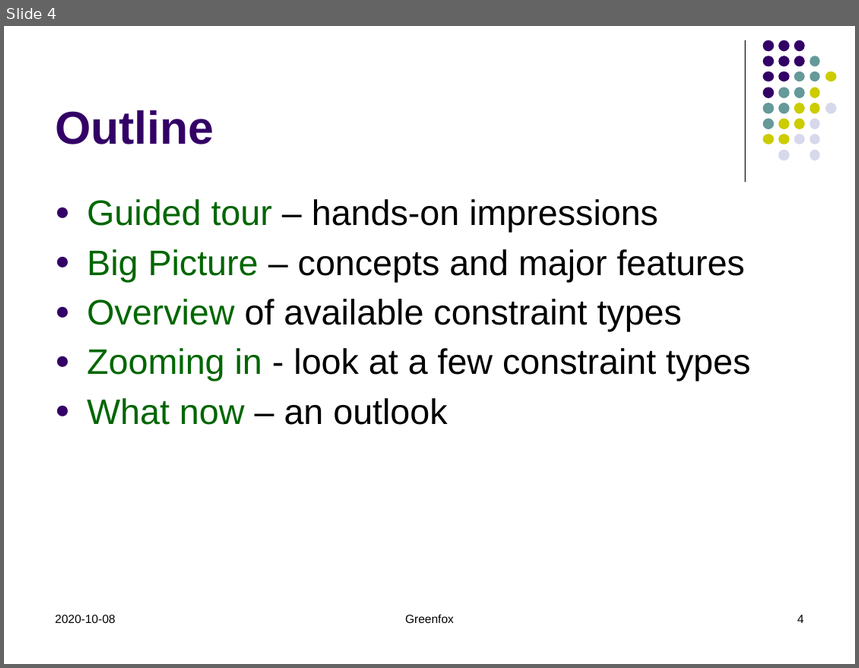
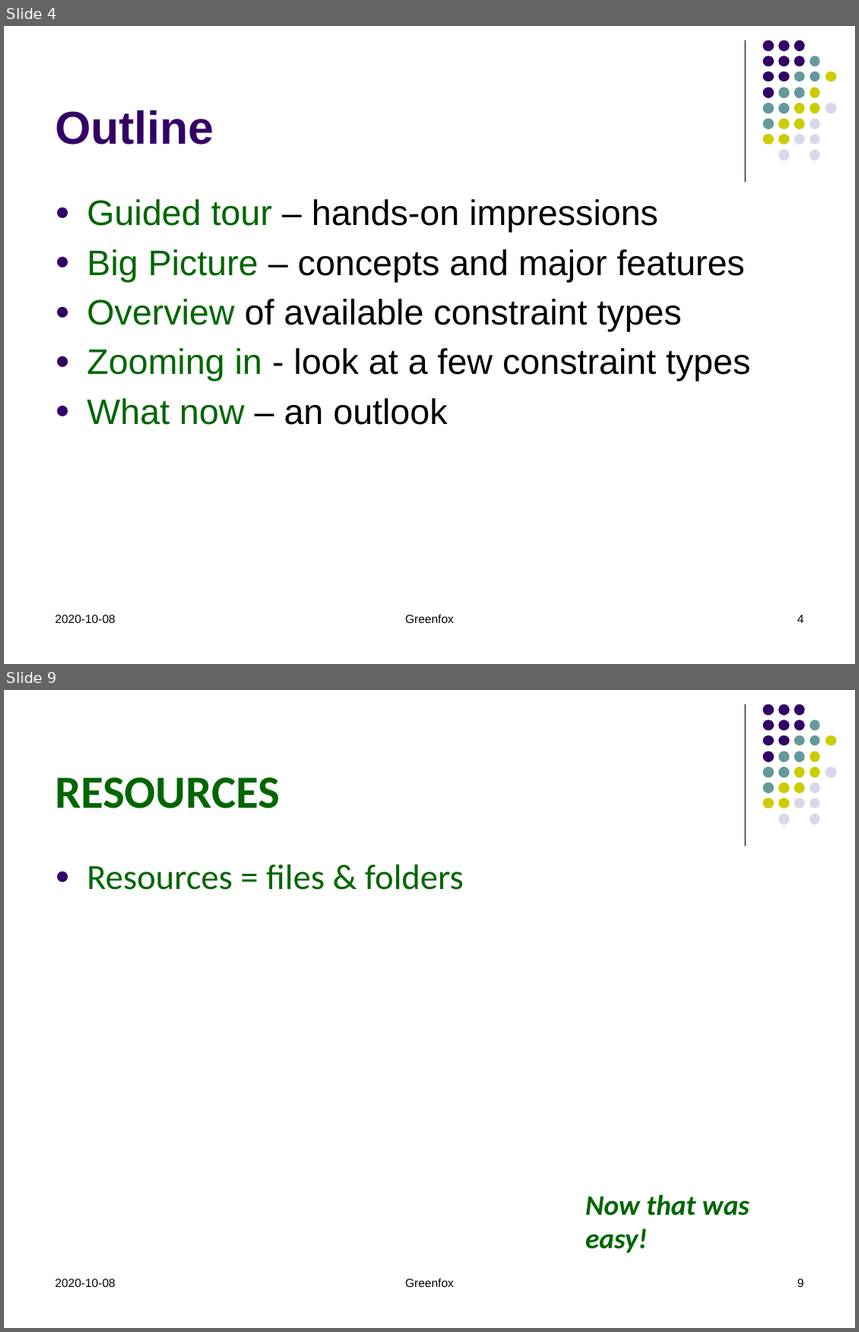
Before and after one commit to hrennau/greenfox, a slide deck: declarative-amsterdam-2020/an-introduction-to-greenfox/introduction-to-greenfox-part1.pptx. Shown one above the other, each under a label of ours: slide 4 before the commit, slides 4 and 9 after it; the slides between them are not shown. The pictures are 859x668 and 859x1332 pixels, drawn with LibreOffice and Linux fonts; fonts in the diff are those of the drawing. Boxes give left, top, right and bottom in pixels: in the first picture for what was removed or moved away, otherwise in the second. Text is boxed around its words. In the diff, an @@ line names an element or a change of style, - is before the commit and + after.

```diff
--- a/declarative-amsterdam-2020/an-introduction-to-greenfox/introduction-to-greenfox-part1.pptx
+++ b/declarative-amsterdam-2020/an-introduction-to-greenfox/introduction-to-greenfox-part1.pptx
@@ slide 9 added at (4, 690, 855, 1328), background #FFFFFF; not listed: 32 template elements that a slide beside it also shows @@
@@ title added at (55, 777, 280, 809), 39 pt, text #006600, bold @@
+RESOURCES
@@ text added at (87, 864, 464, 890), 30 pt, text #006600 @@
+● Resources = files & folders
@@ text added at (585, 1195, 750, 1253), 24 pt, text #006600, bold, italic @@
+Now that was easy!
@@ text added at (55, 1279, 115, 1287), 10 pt, text #000000 @@
+2020-10-08
@@ text added at (405, 1278, 454, 1287), 10 pt, text #000000 @@
+Greenfox
@@ page number added at (797, 1279, 804, 1287), 10 pt, text #000000 @@
+9
```
Also in this commit, not shown: 3 slides changed, 10 other slides added.
